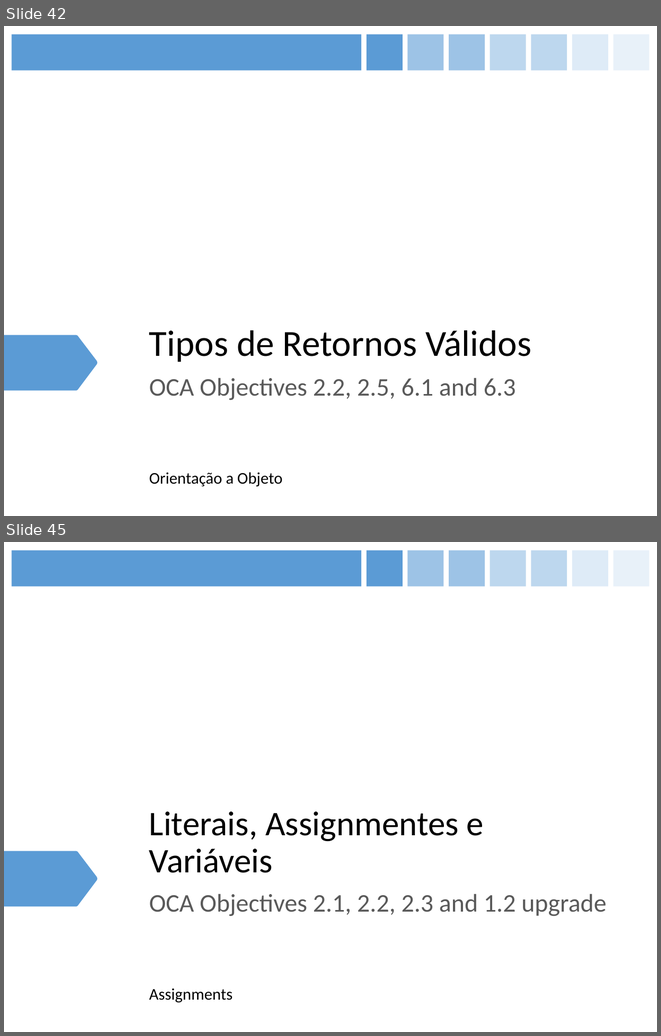
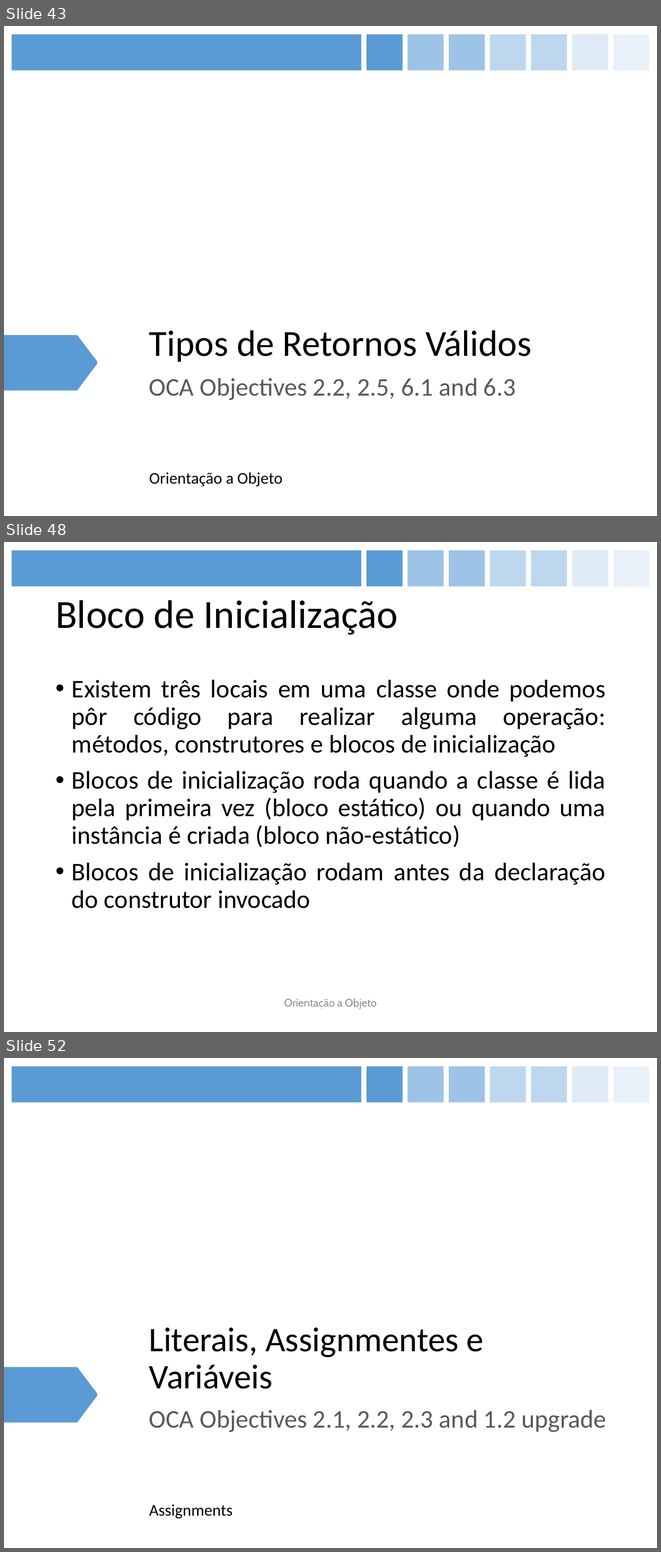
Before and after one commit to figueiredojrr/treinamentoJavaSeOcaAgosto, a slide deck: TreinamentoJavaSeOca/documentos/apresentação/OCA.pptx. Shown one above the other, each under a label of ours: slides 42 and 45 before the commit, slides 43, 48 and 52 after it; the slides between them are not shown. The pictures are 661x1036 and 661x1552 pixels, drawn with LibreOffice and Linux fonts; fonts in the diff are those of the drawing. Boxes give left, top, right and bottom in pixels: in the first picture for what was removed or moved away, otherwise in the second. Text is boxed around its words. In the diff, an @@ line names an element or a change of style, - is before the commit and + after.

```diff
--- a/TreinamentoJavaSeOca/documentos/apresentação/OCA.pptx
+++ b/TreinamentoJavaSeOca/documentos/apresentação/OCA.pptx
@@ slide 48 added at <box>4,542,657,1032</box>, background #FFFFFF; not listed: 8 template elements that a slide beside it also shows @@
@@ title added at <box>55,600,398,635</box>, 44 pt, text #000000 @@
+Bloco de Inicialização
@@ text added at <box>72,679,606,908</box>, 28 pt, text #000000 @@
+• Existem três locais em uma classe onde podemos pôr código para realizar alguma operação: métodos, construtores e blocos de inicialização
+• Blocos de inicialização roda quando a classe é lida pela primeira vez (bloco estático) ou quando uma instância é criada (bloco não-estático)
+• Blocos de inicialização rodam antes da declaração do construtor invocado
@@ text added at <box>284,998,377,1009</box>, 12 pt, text #8C8C8C @@
+Orientação a Objeto
@@ what was slide 42 is now slide 43 @@
@@ what was slide 45 is now slide 52 @@
```
Also in this commit, not shown: 3 slides changed, 6 other slides added.
